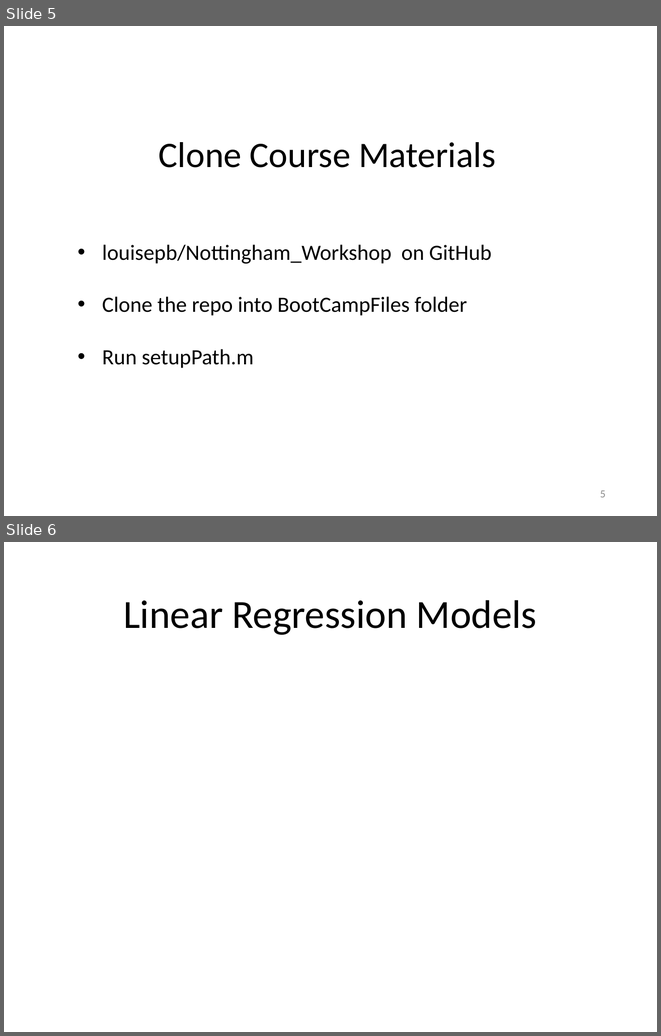
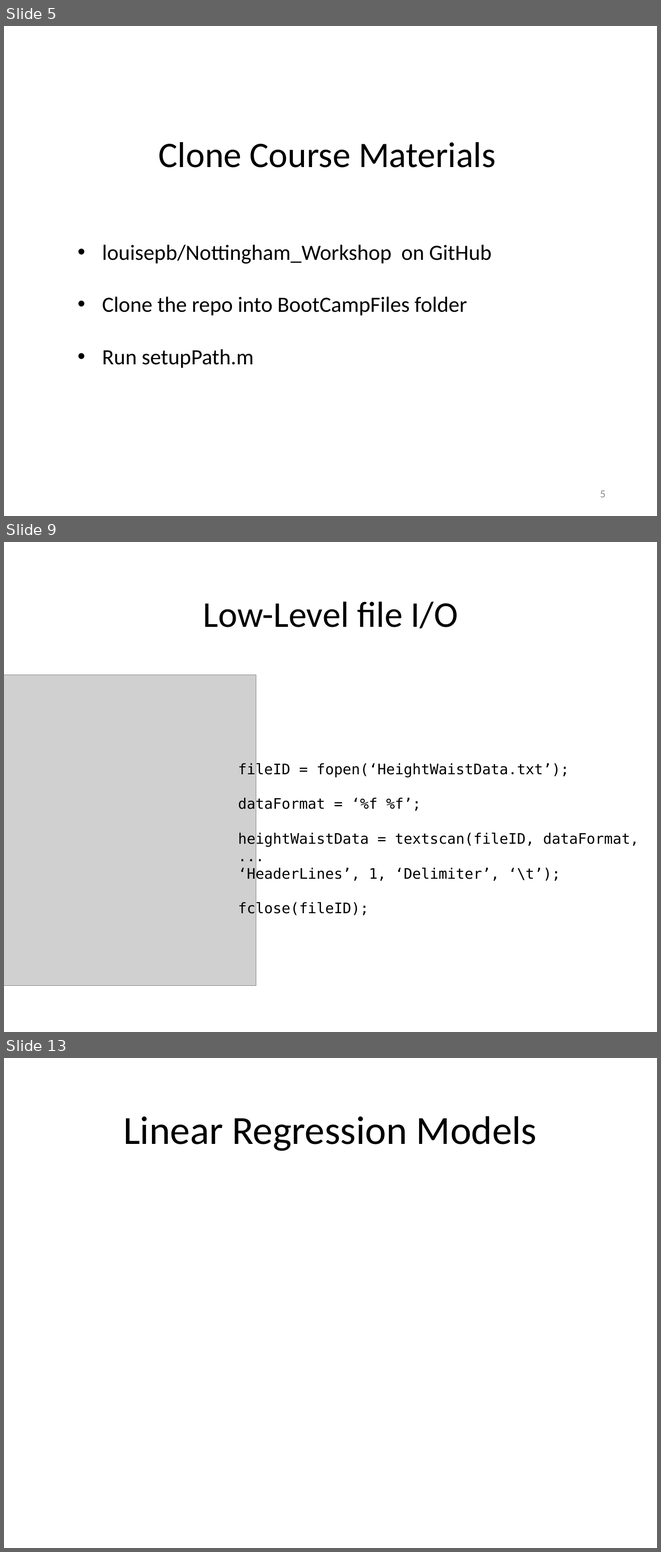
Before and after one commit to louisepb/Nottingham_Workshop, a slide deck: InstructorMaterials/Best Practices for Software Development using MATLAB.pptx. Shown one above the other, each under a label of ours: slides 5 and 6 before the commit, slides 5, 9 and 13 after it; the slides between them are not shown. The pictures are 661x1036 and 661x1552 pixels, drawn with LibreOffice and Linux fonts; fonts in the diff are those of the drawing; grey boxes stand for pictures. Boxes give left, top, right and bottom in pixels: in the first picture for what was removed or moved away, otherwise in the second. Text is boxed around its words. In the diff, an @@ line names an element or a change of style, - is before the commit and + after.

```diff
--- a/InstructorMaterials/Best Practices for Software Development using MATLAB.pptx
+++ b/InstructorMaterials/Best Practices for Software Development using MATLAB.pptx
@@ slide 9 added at box(4, 542, 657, 1032), background #FFFFFF @@
@@ title added at box(203, 601, 458, 628), 40 pt, text #000000 @@
+Low-Level file I/O
@@ picture added at box(4, 674, 257, 986) @@
@@ text added at box(238, 762, 639, 916), 16 pt, text #000000 @@
+fileID = fopen(‘HeightWaistData.txt’);
+dataFormat = ‘%f %f’;
+heightWaistData = textscan(fileID, dataFormat, ...
+‘HeaderLines’, 1, ‘Delimiter’, ‘\t’);
+fclose(fileID);
@@ what was slide 6 is now slide 13 @@
```
Also in this commit, not shown: 6 other slides added, 3 other files.
